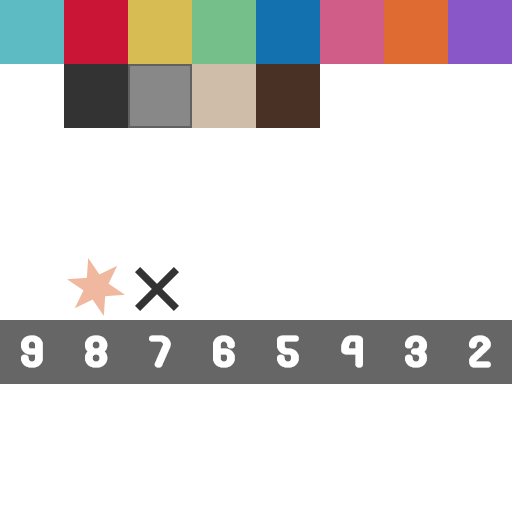
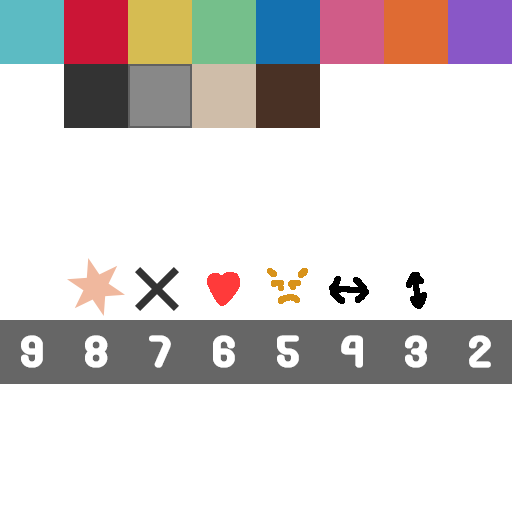
The second 512x512 image is a revision of the first. Changes to its layers:
added layer "Layer 3" above "Group 1" over [207, 268, 427, 309]
